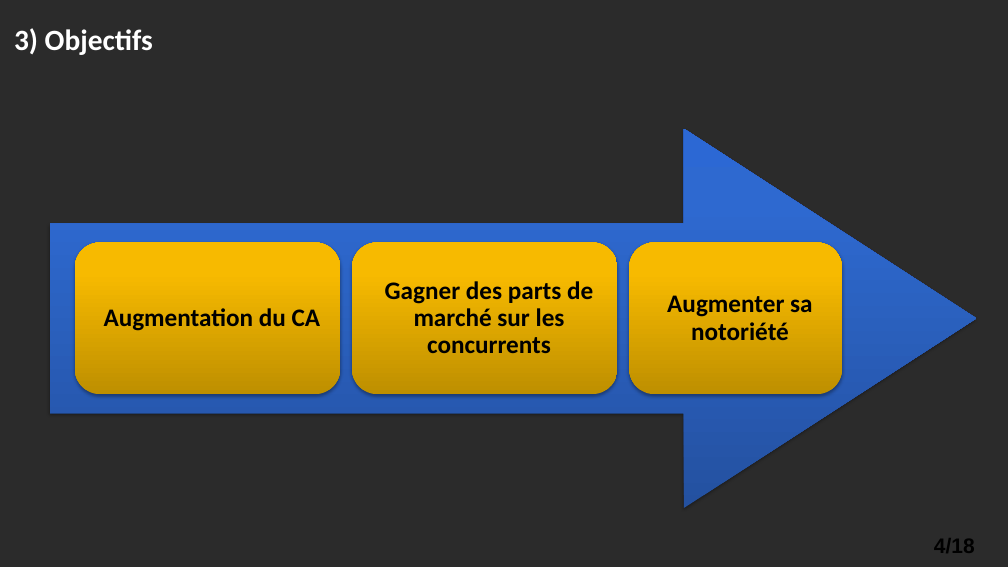
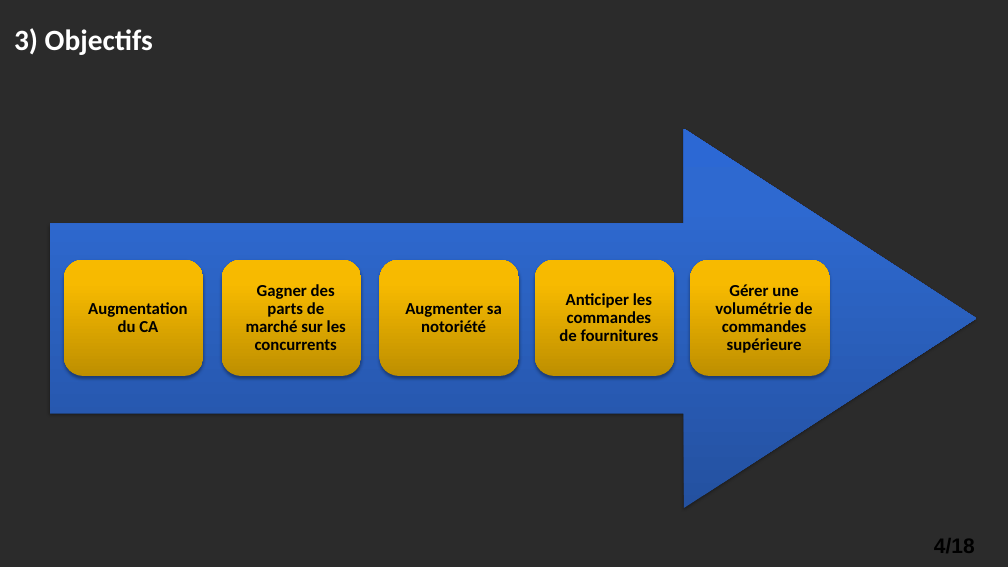
Before and after one commit to Sag64/PFR, a slide deck: slide 5 of Livrable1/Présentationpfr finalv2.pptx. Drawn at 1008x567 pixels with LibreOffice and Linux fonts; fonts in the diff are those of the drawing; background and template pictures are left out; a plain dark background stands for a picture behind light text. Boxes give left, top, right and bottom in pixels: in the first picture for what was removed or moved away, otherwise in the second. Text is boxed around its words. In the diff, an @@ line names an element or a change of style, - is before the commit and + after.

```diff
--- a/Livrable1/Présentationpfr finalv2.pptx
+++ b/Livrable1/Présentationpfr finalv2.pptx
@@ rounded rectangle "Augmentation du CA": place and size @@
-rounded rectangle "Augmentation du CA" at (75, 243, 340, 395)
+rounded rectangle "Augmentation du CA" at (64, 260, 203, 377)
@@ rounded rectangle "Gagner des parts de marché ...": place and size @@
-rounded rectangle "Gagner des parts de marché ..." at (352, 243, 618, 395)
+rounded rectangle "Gagner des parts de marché ..." at (222, 260, 361, 377)
@@ size 24 to 16 pt in 3 elements at (64, 260, 203, 377), (222, 260, 361, 377), (380, 260, 520, 377) @@
@@ rounded rectangle "Augmenter sa notoriété": place and size @@
-rounded rectangle "Augmenter sa notoriété" at (629, 243, 842, 395)
+rounded rectangle "Augmenter sa notoriété" at (380, 260, 520, 377)
@@ rounded rectangle added at (535, 260, 675, 377), fill gradient #BE8F00 to #F7BA00 to #F8BB00, 16 pt, text #000000, bold @@
+Anticiper les commandes de fournitures
@@ rounded rectangle added at (690, 260, 830, 377), fill gradient #BE8F00 to #F7BA00 to #F8BB00, 16 pt, text #000000, bold @@
+Gérer une volumétrie de commandes supérieure
```
